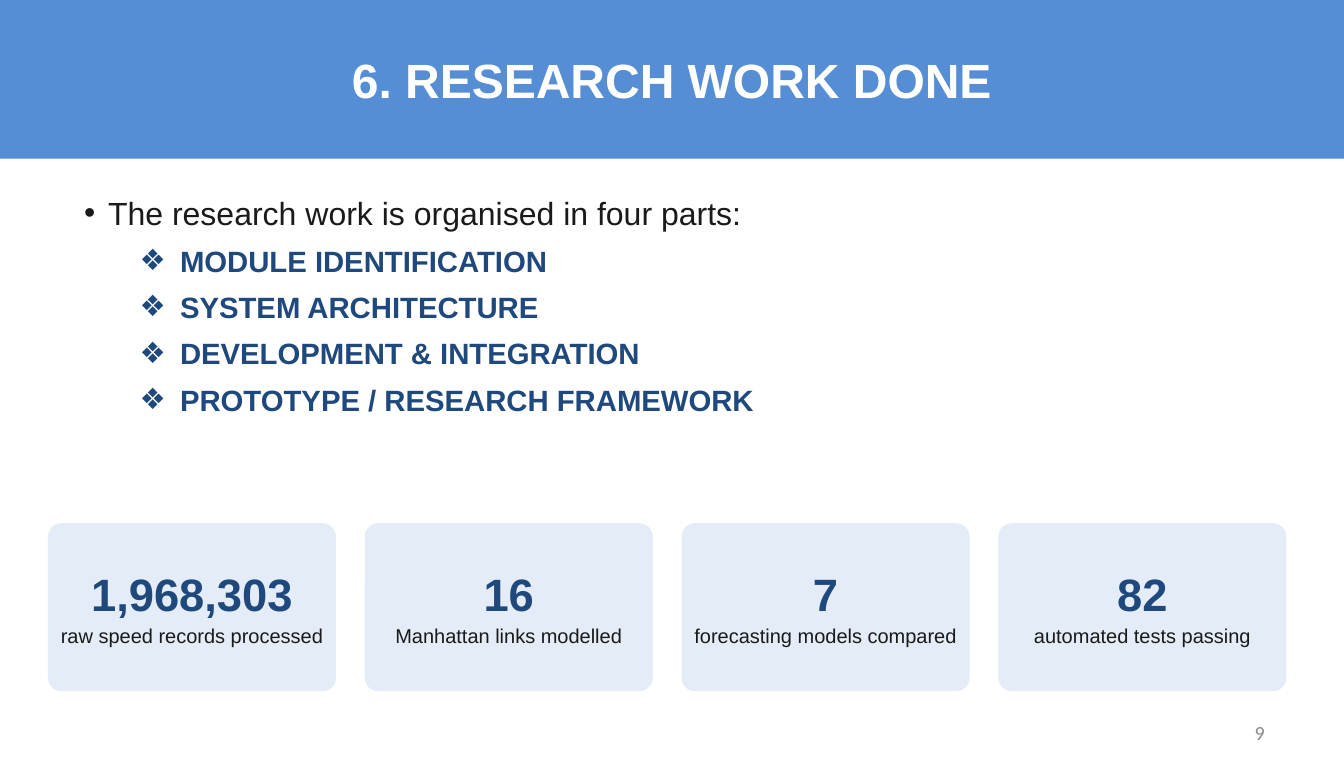
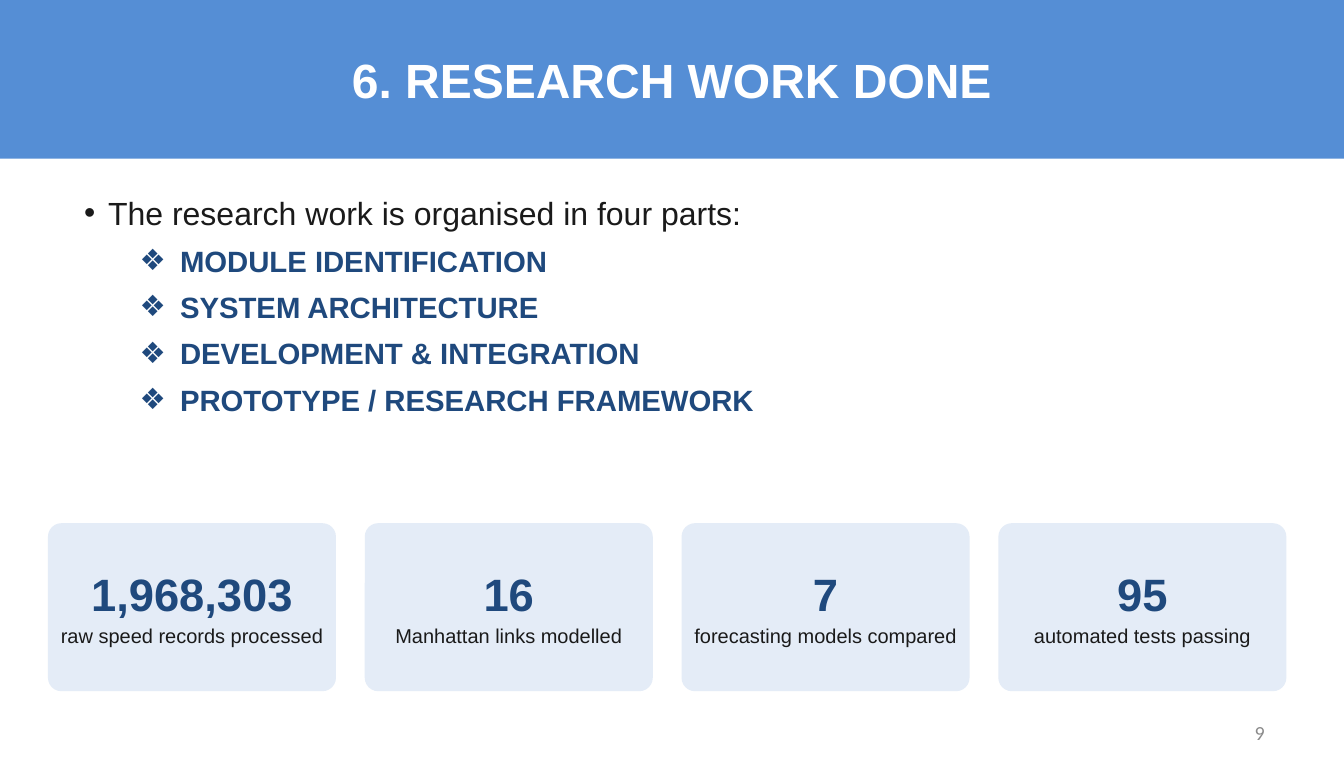
Before and after one commit to sricharansk/Major-Project, a slide deck: slide 9 of presentation/Final_Review_S_K_Sricharan_25MML1010.pptx. Drawn at 1344x768 pixels with LibreOffice and Linux fonts; fonts in the diff are those of the drawing. Boxes give left, top, right and bottom in pixels: in the first picture for what was removed or moved away, otherwise in the second. Text is boxed around its words. In the diff, an @@ line names an element or a change of style, - is before the commit and + after.

```diff
--- a/presentation/Final_Review_S_K_Sricharan_25MML1010.pptx
+++ b/presentation/Final_Review_S_K_Sricharan_25MML1010.pptx
@@ text in rounded rectangle at (1117,579,1167,612): text changed @@
-82
+95
```
Also in this commit, not shown: 2 other slides changed, 2 other files.
